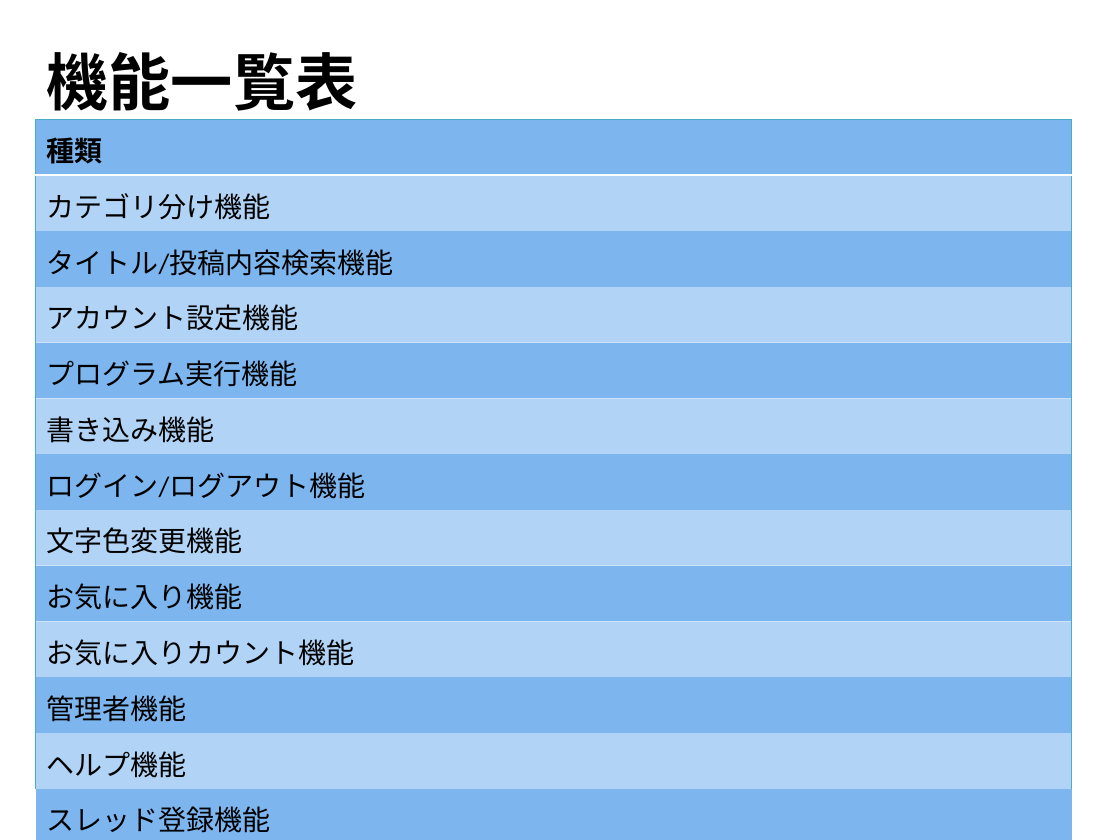
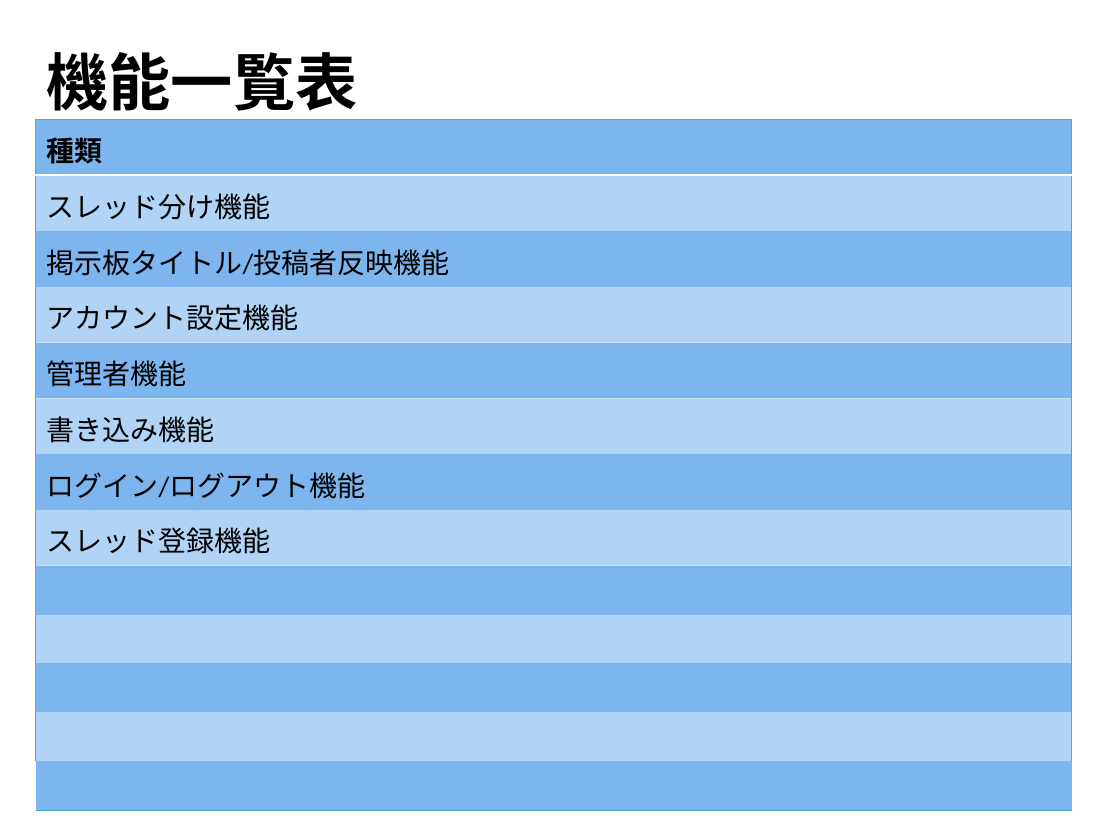
Before and after one commit to sugye/prolabo201610, a slide deck: slide 2 of 成果物パワポ .ppt. Drawn at 1120x840 pixels with LibreOffice and Linux fonts; fonts in the diff are those of the drawing. Boxes give left, top, right and bottom in pixels: in the first picture for what was removed or moved away, otherwise in the second. Text is boxed around its words. In the diff, an @@ line names an element or a change of style, - is before the commit and + after.

```diff
--- a/成果物パワポ .ppt
+++ b/成果物パワポ .ppt
@@ table at (36, 120, 1072, 760) @@
-row 2, column 1: カテゴリ分け機能
+row 2, column 1: スレッド分け機能
-row 3, column 1: タイトル/投稿内容検索機能
+row 3, column 1: 掲示板タイトル/投稿者反映機能
-row 5, column 1: プログラム実行機能
+row 5, column 1: 管理者機能
-row 8: 文字色変更機能
-row 9: お気に入り機能
-row 10: お気に入りカウント機能
-row 11: 管理者機能
-row 12: ヘルプ機能
+row 9: 
+row 10: 
+row 11: 
+row 12: 
+row 13: 
```
Also in this commit, not shown: 4 other slides changed, 1 slide added.
